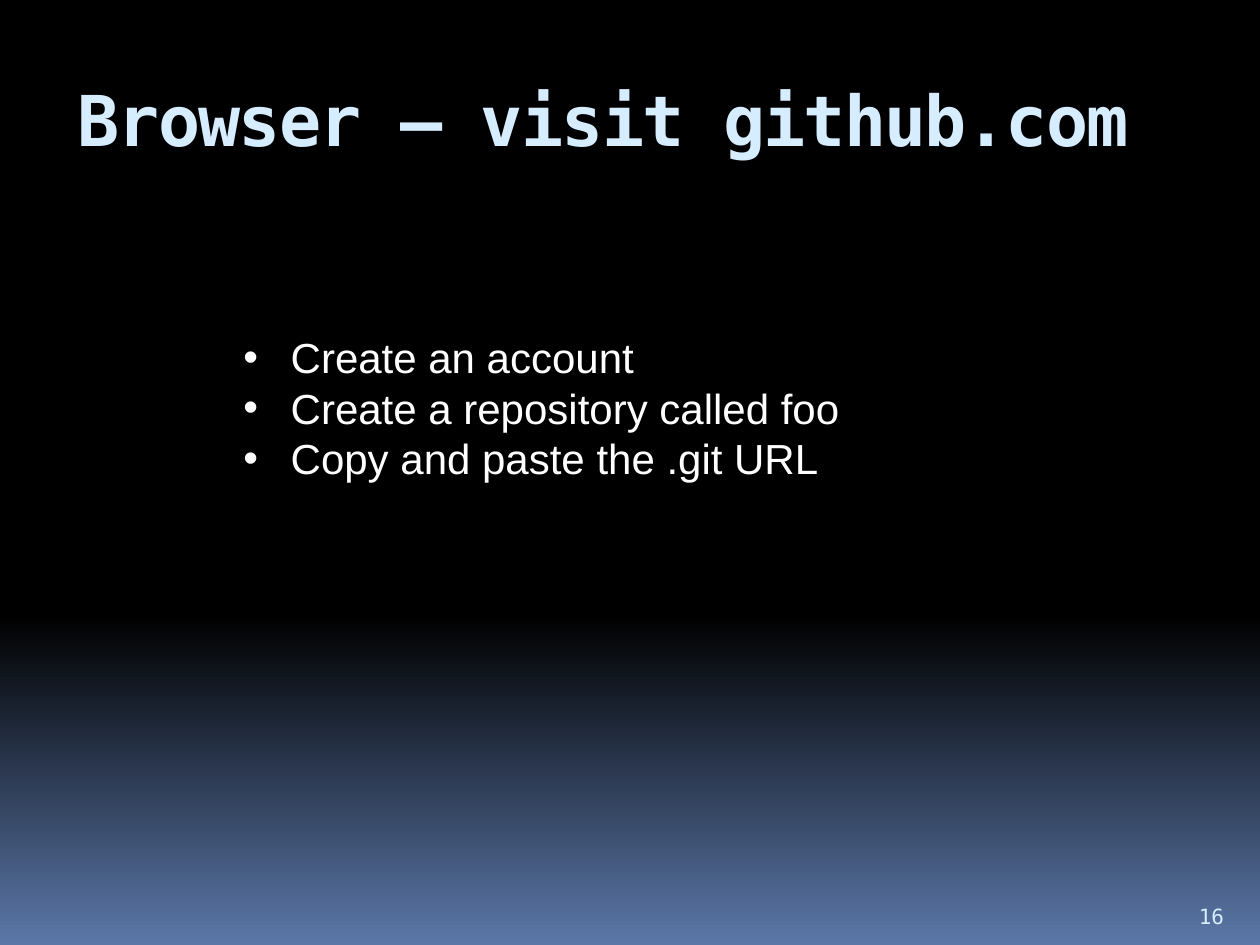
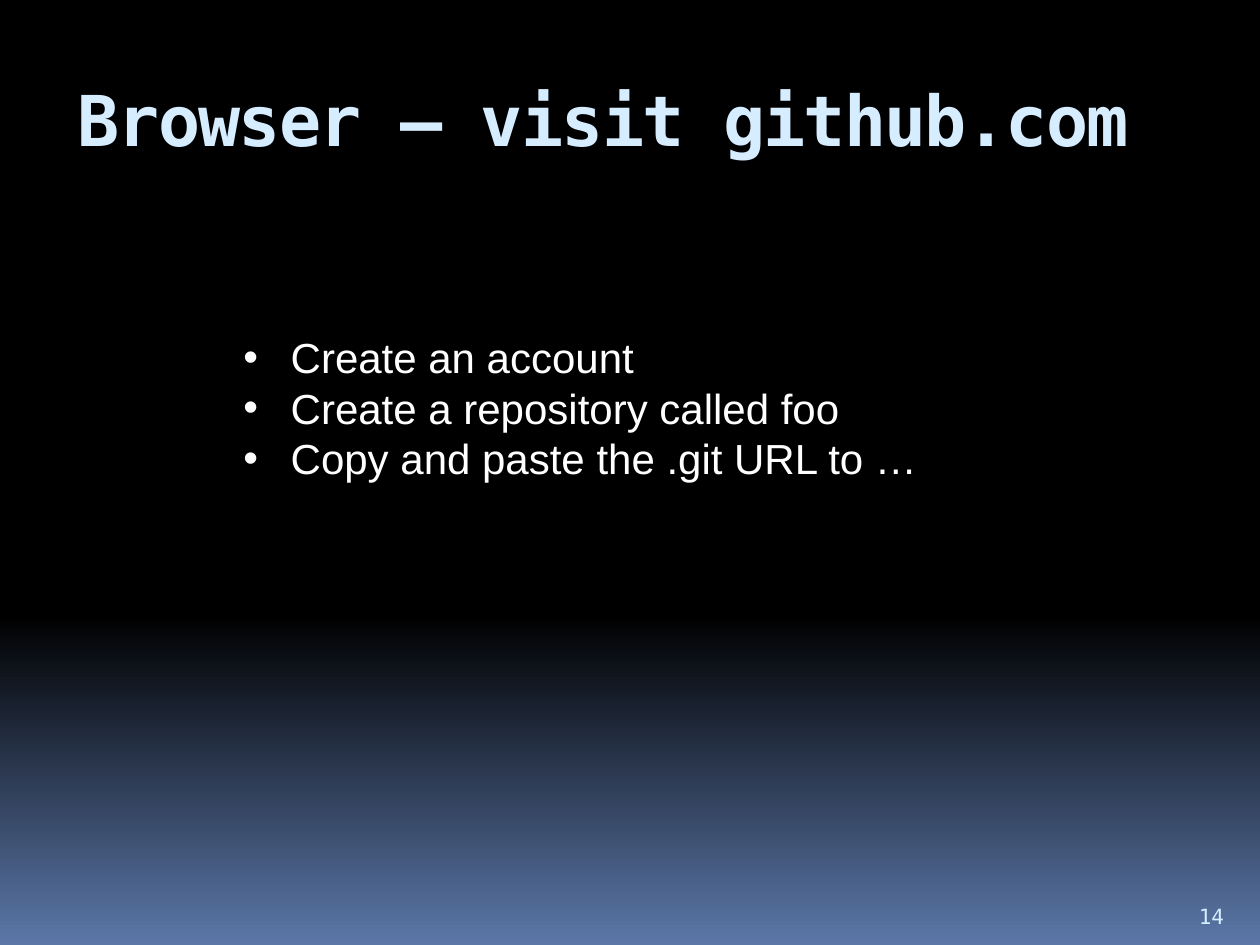
Before and after one commit to hchan/comp2613, a slide deck: slide 14 of coursePresentation.pptx (slide 16 before the commit). Drawn at 1260x945 pixels with LibreOffice and Linux fonts; fonts in the diff are those of the drawing. Boxes give left, top, right and bottom in pixels: in the first picture for what was removed or moved away, otherwise in the second. Text is boxed around its words. In the diff, an @@ line names an element or a change of style, - is before the commit and + after.

```diff
--- a/coursePresentation.pptx
+++ b/coursePresentation.pptx
@@ text at [291,443,863,482]: text changed @@
-• Copy and paste the .git URL
+• Copy and paste the .git URL to …
@@ page number at [1199,909,1224,924]: text changed @@
-16
+14
```
Also in this commit, not shown: 4 other slides changed, 1 slide added, 3 slides removed.
